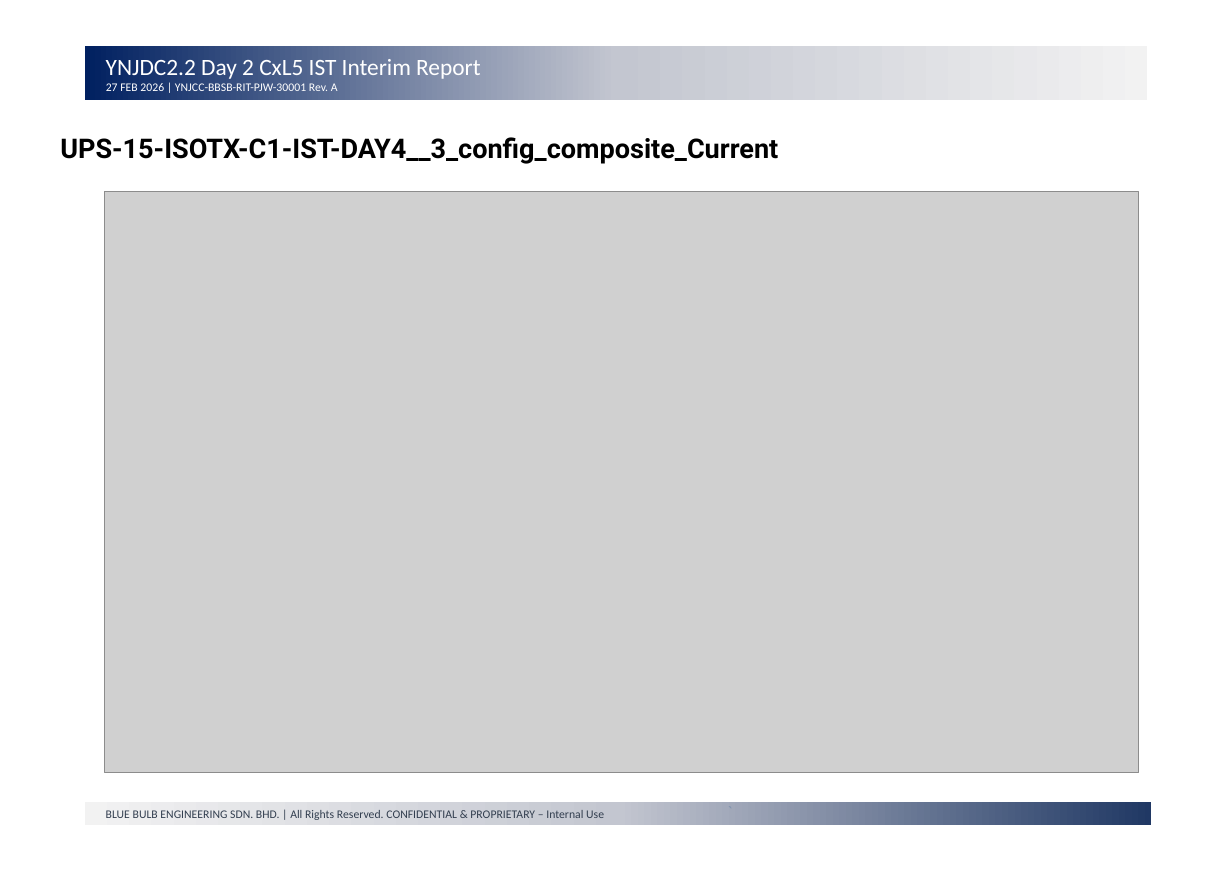
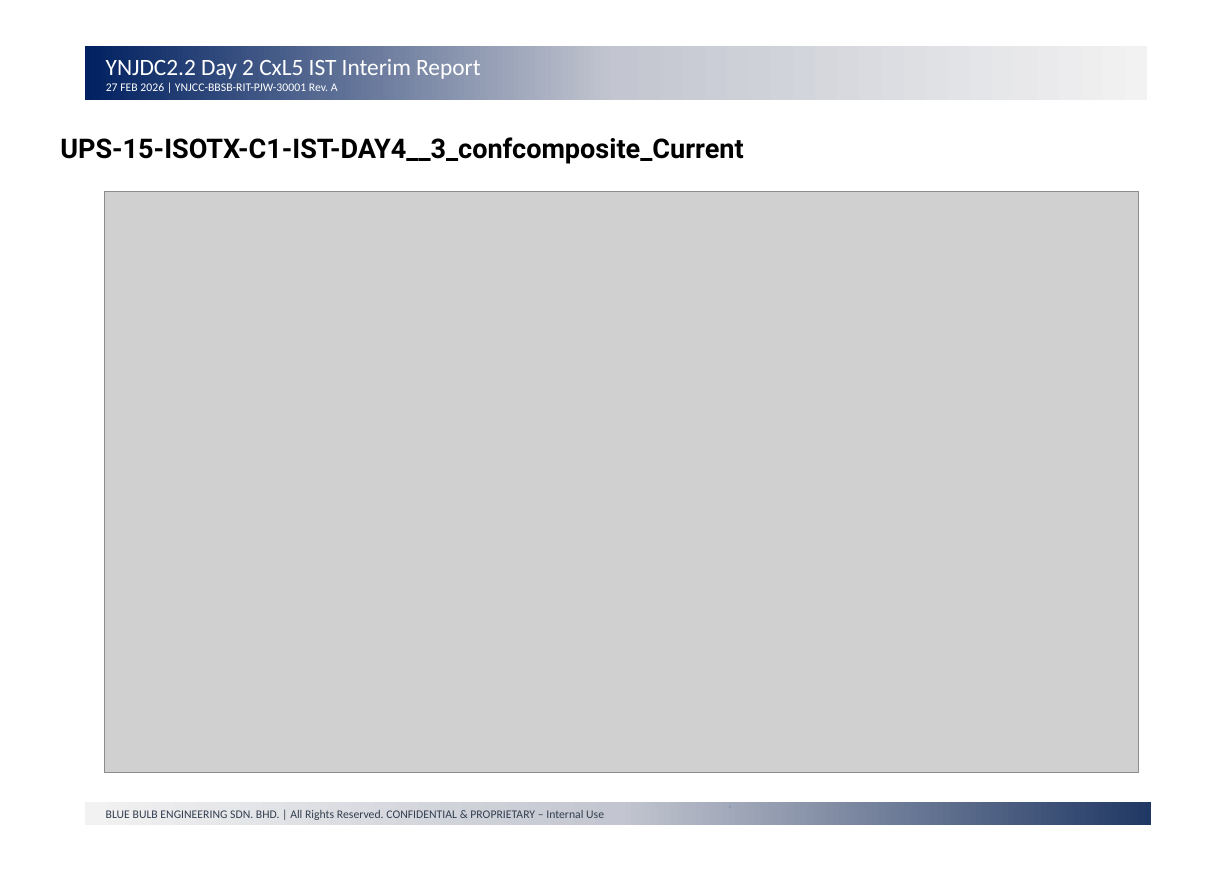
Before and after one commit to MkayyyIsHere/Trend-Graph-Software, a slide deck: slide 6 of 6_templates/output.pptx (slide 7 before the commit). Drawn at 1232x871 pixels with LibreOffice and Linux fonts; fonts in the diff are those of the drawing; grey boxes stand for pictures; background and template pictures are left out. Boxes give left, top, right and bottom in pixels: in the first picture for what was removed or moved away, otherwise in the second. Text is boxed around its words. In the diff, an @@ line names an element or a change of style, - is before the commit and + after.

```diff
--- a/6_templates/output.pptx
+++ b/6_templates/output.pptx
@@ title at <box>60,137,743,164</box>: text changed @@
-UPS-15-ISOTX-C1-IST-DAY4__3_config_composite_Current
+UPS-15-ISOTX-C1-IST-DAY4__3_confcomposite_Current
```
Also in this commit, not shown: 1 other slide changed, 2 slides removed, 3 other files.
